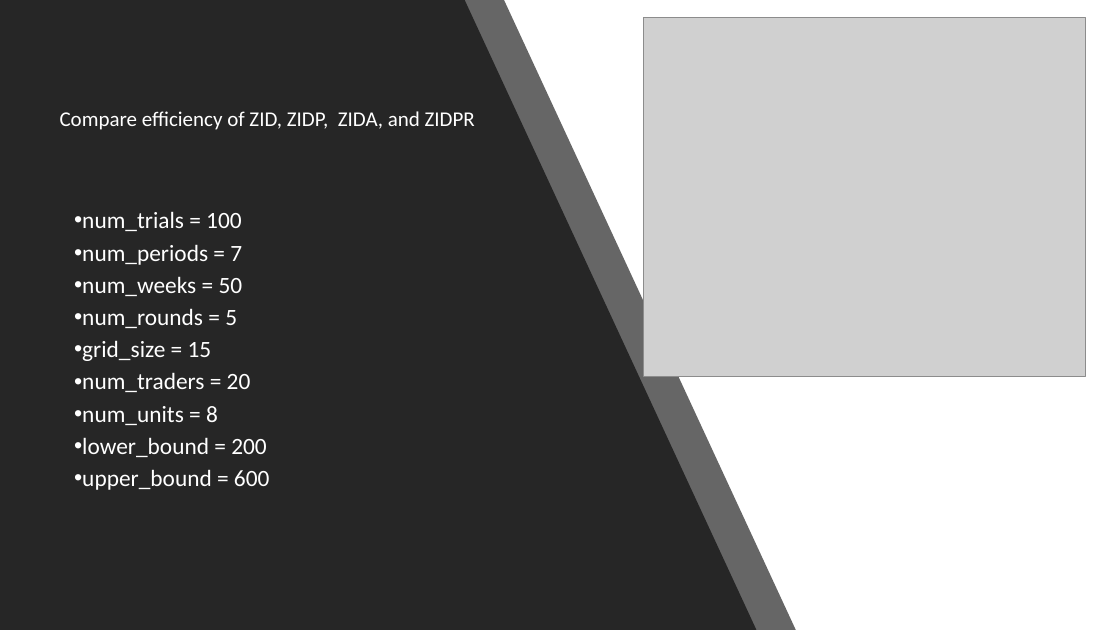
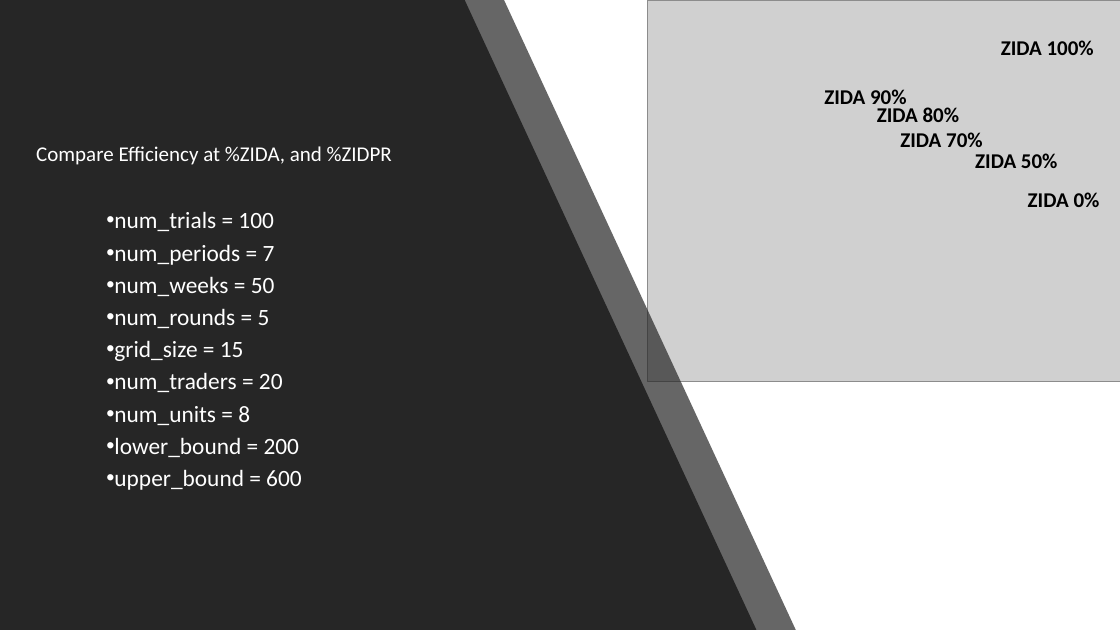
Before and after one commit to Kmccabe/dm_markets, a slide deck: slide 28 of talks/ZI Conference Talk V2.pptx (slide 27 before the commit). Drawn at 1120x630 pixels with LibreOffice and Linux fonts; fonts in the diff are those of the drawing; grey boxes stand for pictures. Boxes give left, top, right and bottom in pixels: in the first picture for what was removed or moved away, otherwise in the second. Text is boxed around its words. In the diff, an @@ line names an element or a change of style, - is before the commit and + after.

```diff
--- a/talks/ZI Conference Talk V2.pptx
+++ b/talks/ZI Conference Talk V2.pptx
@@ picture: place and size @@
-picture at [644,18,1085,376]
+picture at [648,0,1120,381]
@@ text added at [1001,40,1094,55], 18 pt, text #000000, bold @@
+ZIDA 100%
@@ text added at [824,89,907,111], 18 pt, text #000000, bold @@
+ZIDA 90%
@@ text added at [877,107,960,122], 18 pt, text #000000, bold @@
+ZIDA 80%
@@ text at [36,146,392,165]: text changed @@
-Compare efficiency of ZID, ZIDP, ZIDA, and ZIDPR
+Compare Efficiency at %ZIDA, and %ZIDPR
@@ text added at [900,132,983,147], 18 pt, text #000000, bold @@
+ZIDA 70%
@@ text added at [975,153,1058,168], 18 pt, text #000000, bold @@
+ZIDA 50%
@@ text "num_trials = 100": place and size @@
-text "num_trials = 100" at [82,211,269,490]
+text "num_trials = 100" at [114,211,301,490]
@@ text added at [1028,192,1100,207], 18 pt, text #000000, bold @@
+ZIDA 0%
```
Also in this commit, not shown: 1 other slide changed, 2 slides added, 8 other files.
